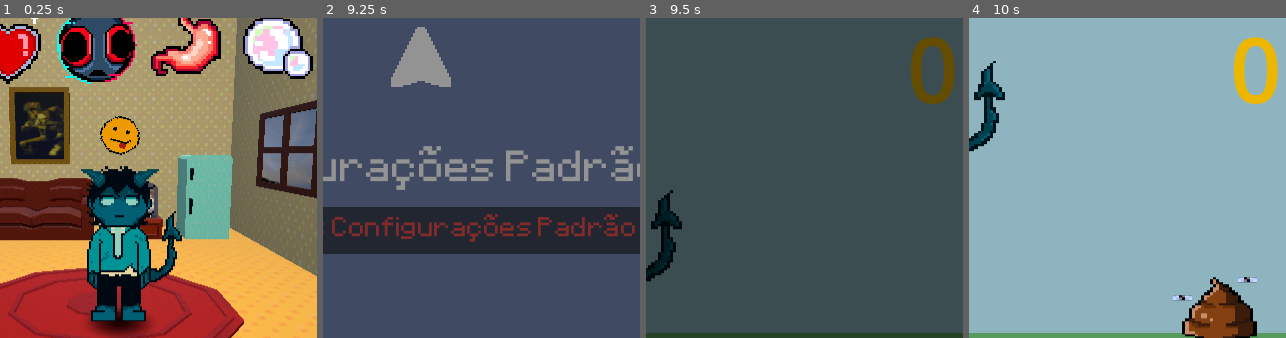
Above: before the commit, frames 1-4 (left to right).
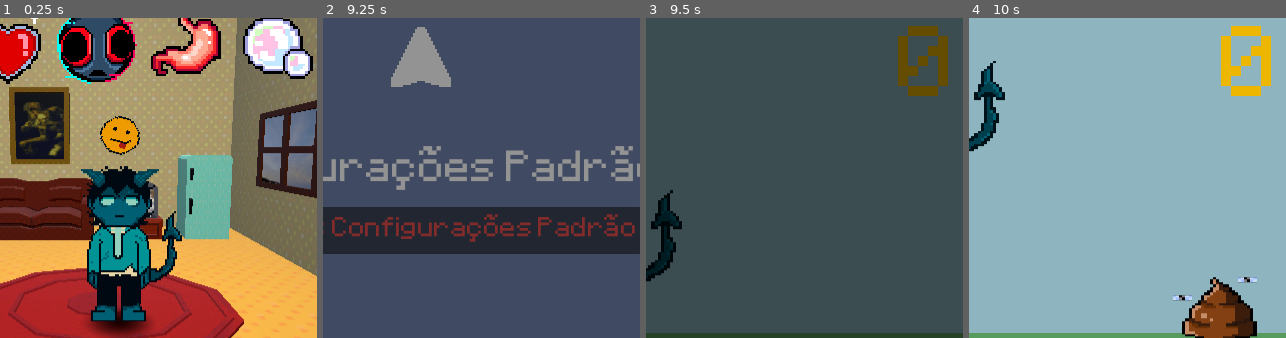
Above: after the commit, the same moments.

Repository: pauloBFalmeida/gamejam17
Game: Godot game, scene res://MAIN/main_game.tscn
Same seed, same stepped clock (60 frames per second), same inputs: the game is played once before the commit and once after it.
Inputs (mouse positions are % of the whole screen's width and height, from its top left):
- Up to frame 1 (0.25 s): no input
- Up to frame 2 (9.25 s): click "Mover" at 0.5 s; click "Comodo" at 1.25 s; tap Enter (ui_accept) at 2, 2.27, 7.52 s; move the mouse to (73, 45) at 2.02 s; hold Up (ui_up) 2.03-2.75 s; tap Q at 2.1, 5.1, 7.35, 8.85 s; click (73, 45) at 2.17 s; drag from (30, 55) to (45, 70) at 2.77 s; click "Diabo" at 3.5 s; click "Config" at 4.25 s; move the mouse to (61, 28) at 5.02 s; hold Up (ui_up) 5.03-5.75 s; drag from (45, 70) to (20, 35) at 5.77 s; click (50, 73) at 6.5 s; move the mouse to (81, 65) at 7.27 s; hold A 7.28-8 s; drag from (20, 35) to (35, 25) at 8.02 s; move the mouse to (56, 50) at 8.77 s; hold S from 8.78 s (still down); click (56, 50) at 8.92 s
- Up to frame 3 (9.5 s): keep holding S
- Up to frame 4 (10 s): release S at 9.5 s; drag from (35, 25) to (25, 65) at 9.52 s
The pictures show only the part of the screen within x 34-84%, y 22-72%; the shares and areas given below are measured in that part.

Frames 1-2 are identical in both runs. In frame 3, 2.4% of the frame differs, in the area x 79-98%, y 2-27%; in frame 4, 2.4%.
Error in both runs: Attempt to call function 'store_string' in base 'null instance' on a null instance. (res://Cenas/game.gd:51)

Commit message:
update texto

Diff:
--- a/game/Cenas/miniGame/corrida/Corrida.tscn
+++ b/game/Cenas/miniGame/corrida/Corrida.tscn
@@ -2,8 +2,10 @@
 
 [ext_resource type="Texture2D" uid="uid://dgeoja7h5ioqj" path="res://Assets/personagens/abandono/abandono_neutro.png" id="1_2sdj3"]
 [ext_resource type="Script" uid="uid://dwju5j504olga" path="res://Cenas/miniGame/corrida/corrida.gd" id="1_lkbc5"]
+[ext_resource type="Theme" uid="uid://b4g3ipl0t6uvy" path="res://Menus/theme_mine_text.tres" id="3_hbn47"]
 [ext_resource type="Script" uid="uid://dfektgi3rokb8" path="res://Scripts/audio.gd" id="3_lkbc5"]
 [ext_resource type="AudioStream" uid="uid://dt5lgpmhfnadl" path="res://Assets/sons/game/POW.wav" id="3_uj1ch"]
+[ext_resource type="Theme" uid="uid://bnrr2tnlhiikf" path="res://Menus/theme_mine_title.tres" id="4_h2qcr"]
 
 [sub_resource type="CircleShape2D" id="CircleShape2D_u6ok8"]
 radius = 48.81228
@@ -110,8 +112,9 @@
 offset_right = -33.0
 offset_bottom = 139.0
 grow_horizontal = 0
+theme = ExtResource("3_hbn47")
 theme_override_colors/font_color = Color(0.93, 0.71300006, 0, 1)
-theme_override_font_sizes/font_size = 90
+theme_override_font_sizes/font_size = 80
 text = "0"
 horizontal_alignment = 2
 
@@ -145,6 +148,7 @@
 offset_bottom = -54.0
 grow_horizontal = 2
 grow_vertical = 2
+theme = ExtResource("4_h2qcr")
 theme_override_font_sizes/font_size = 80
 text = "Fim"
 
@@ -161,6 +165,7 @@
 offset_bottom = 41.0
 grow_horizontal = 2
 grow_vertical = 2
+theme = ExtResource("3_hbn47")
 theme_override_font_sizes/font_size = 30
 text = "Sua Pontuação:"
 
@@ -178,11 +183,44 @@
 offset_bottom = 127.0
 grow_horizontal = 2
 grow_vertical = 2
+theme = ExtResource("3_hbn47")
 theme_override_colors/font_color = Color(0.92941177, 0.7137255, 0, 1)
 theme_override_font_sizes/font_size = 50
 text = "50"
 horizontal_alignment = 1
 
+[node name="ButtonVoltar" type="Button" parent="EndScreen" unique_id=594335839]
+layout_mode = 1
+anchors_preset = 8
+anchor_left = 0.5
+anchor_top = 0.5
+anchor_right = 0.5
+anchor_bottom = 0.5
+offset_left = -161.0
+offset_top = 151.0
+offset_right = -56.0
+offset_bottom = 203.0
+grow_horizontal = 2
+grow_vertical = 2
+theme = ExtResource("3_hbn47")
+text = "Voltar"
+
+[node name="ButtonRepetir" type="Button" parent="EndScreen" unique_id=1398537226]
+layout_mode = 1
+anchors_preset = 8
+anchor_left = 0.5
+anchor_top = 0.5
+anchor_right = 0.5
+anchor_bottom = 0.5
+offset_left = 50.0
+offset_top = 151.0
+offset_right = 155.0
+offset_bottom = 203.0
+grow_horizontal = 2
+grow_vertical = 2
+theme = ExtResource("3_hbn47")
+text = "Repetir"
+
 [node name="AudioStreamPlayer" type="AudioStreamPlayer" parent="." unique_id=1012421288]
 stream = ExtResource("3_uj1ch")
 autoplay = true
@@ -191,3 +229,5 @@
 [connection signal="body_entered" from="SubViewportContainer/SubViewport/Mundo/PivotCharacter/Character/Area2D" to="." method="_on_area_2d_body_entered"]
 [connection signal="body_entered" from="SubViewportContainer/SubViewport/Mundo/Area2Pontos" to="." method="_on_area_2_pontos_body_entered"]
 [connection signal="pressed" from="ButtonClick" to="." method="_on_button_click_pressed"]
+[connection signal="pressed" from="EndScreen/ButtonVoltar" to="." method="_on_button_voltar_pressed"]
+[connection signal="pressed" from="EndScreen/ButtonRepetir" to="." method="_on_button_repetir_pressed"]
--- a/game/Cenas/miniGame/corrida/corrida.gd
+++ b/game/Cenas/miniGame/corrida/corrida.gd
@@ -112,3 +112,12 @@
 	).from(0.0)
 
 	end_screen.show()
+
+
+
+func _on_button_repetir_pressed() -> void:
+	pass # Replace with function body.
+
+
+func _on_button_voltar_pressed() -> void:
+	pass # Replace with function body.
